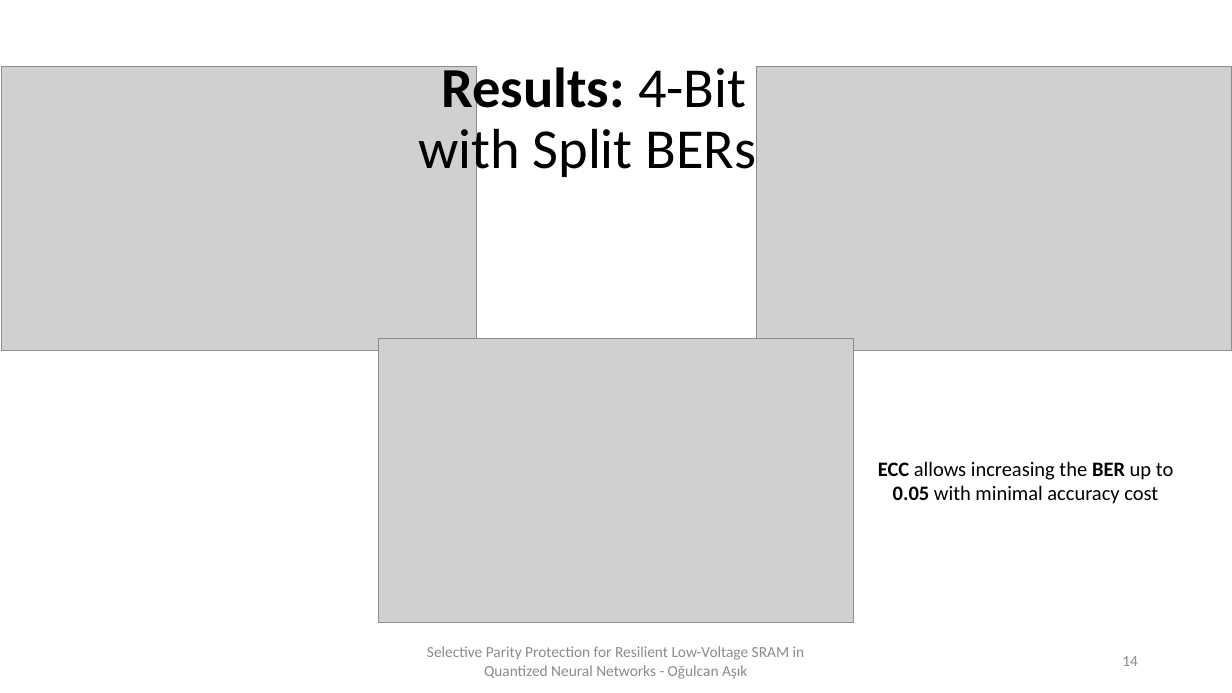
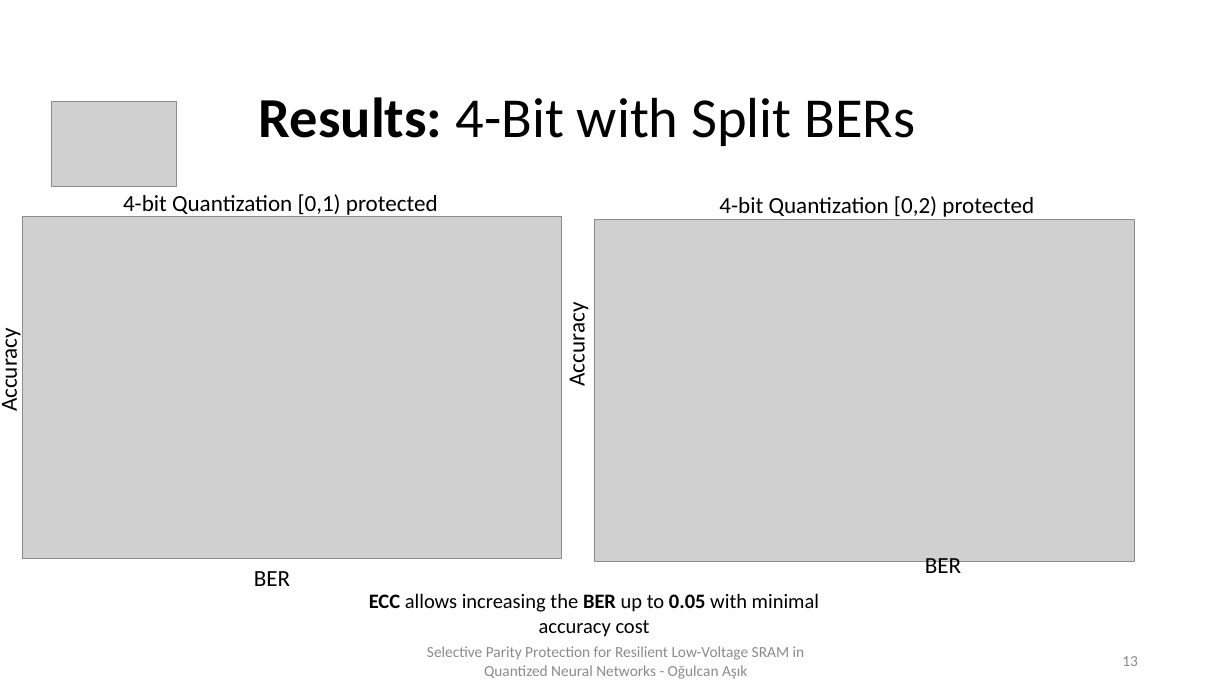
Before and after one commit to Xeadriel/ECC-SRAM-Simulation, a slide deck: slide 13 of Paper SRAM PDF/Selective Parity Protection for Resilient Low-Voltage SRAM in.pptx (slide 14 before the commit). Drawn at 1232x693 pixels with LibreOffice and Linux fonts; fonts in the diff are those of the drawing; grey boxes stand for pictures. Boxes give left, top, right and bottom in pixels: in the first picture for what was removed or moved away, otherwise in the second. Text is boxed around its words. In the diff, an @@ line names an element or a change of style, - is before the commit and + after.

Commit message:
updated presentation

```diff
--- a/Paper SRAM PDF/Selective Parity Protection for Resilient Low-Voltage SRAM in.pptx
+++ b/Paper SRAM PDF/Selective Parity Protection for Resilient Low-Voltage SRAM in.pptx
@@ picture added at (52,102,177,187) @@
@@ text at (259,97,915,146): text changed @@
-Results: 4-Bit
-with Split BERs
+Results: 4-Bit with Split BERs
@@ text added at (123,194,438,217), 18 pt, text #000000 @@
+4-bit Quantization [0,1) protected
@@ text added at (719,196,1034,217), 18 pt, text #000000 @@
+4-bit Quantization [0,2) protected
@@ picture: place and size @@
-picture at (1,67,476,350)
+picture at (22,216,562,558)
@@ picture: place and size @@
-picture at (756,67,1231,350)
+picture at (595,220,1135,562)
@@ text added at (563,311,591,385), 18 pt, text #000000 @@
+Accuracy
@@ text added at (0,336,23,410), 18 pt, text #000000 @@
+Accuracy
@@ picture removed at (379,339,854,623) @@
@@ text added at (925,558,961,580), 18 pt, text #000000 @@
+BER
@@ text added at (254,571,290,586), 18 pt, text #000000 @@
+BER
@@ text "ECC allows increasing the BER ..." rewrapped from (878,461,1174,504) to (369,593,819,637) @@
@@ page number at (1122,656,1138,666): text changed @@
-14
+13
```
Also in this commit, not shown: 13 other slides changed, 2 slides added, 3 slides removed, 4 other files.
